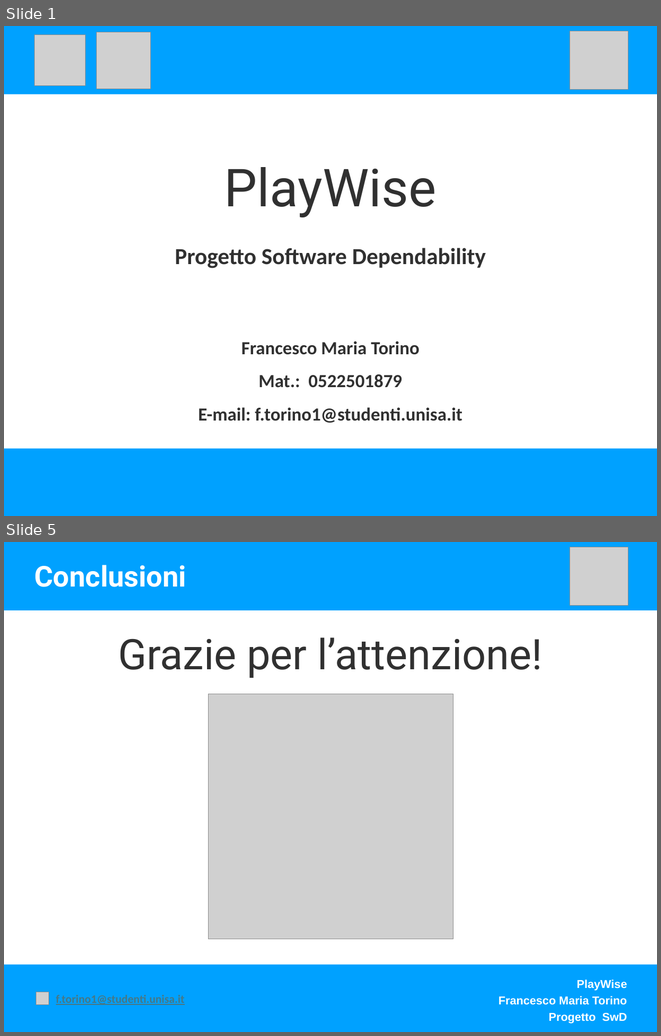
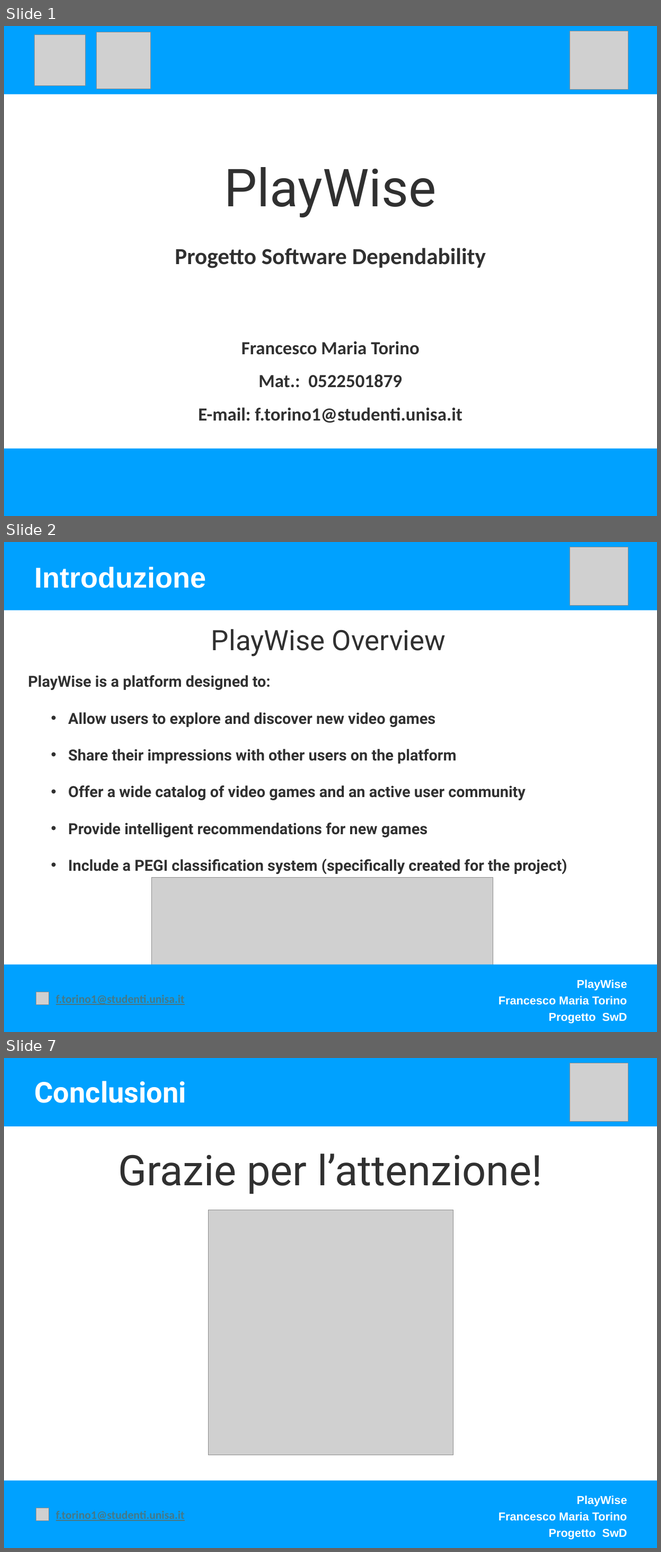
Before and after one commit to FrancescoTorino1999/PlayWiseDependability, a slide deck: Presentazione/Presentazione Playwise SwD.pptx. Shown one above the other, each under a label of ours: slides 1 and 5 before the commit, slides 1, 2 and 7 after it; the slides between them are not shown. The pictures are 661x1036 and 661x1552 pixels, drawn with LibreOffice and Linux fonts; fonts in the diff are those of the drawing; grey boxes stand for pictures. Boxes give left, top, right and bottom in pixels: in the first picture for what was removed or moved away, otherwise in the second. Text is boxed around its words. In the diff, an @@ line names an element or a change of style, - is before the commit and + after.

```diff
--- a/Presentazione/Presentazione Playwise SwD.pptx
+++ b/Presentazione/Presentazione Playwise SwD.pptx
@@ slide 2 added at (x1=4, y1=542, x2=657, y2=1032), background #FFFFFF @@
@@ rectangle added at (x1=4, y1=542, x2=657, y2=610), fill #00A1FF @@
@@ picture added at (x1=570, y1=547, x2=628, y2=605) @@
@@ text added at (x1=35, y1=566, x2=207, y2=588), 45 pt, text #FFFFFF, bold @@
+Introduzione
@@ text added at (x1=211, y1=629, x2=445, y2=656), 44 pt, text #303030 @@
+PlayWise Overview
@@ text added at (x1=28, y1=675, x2=567, y2=874), 24 pt, text #303030, bold @@
+PlayWise is a platform designed to:
+  • Allow users to explore and discover new video games
+  • Share their impressions with other users on the platform
+  • Offer a wide catalog of video games and an active user community
+  • Provide intelligent recommendations for new games
+  • Include a PEGI classification system (specifically created for the project)
@@ picture added at (x1=152, y1=877, x2=493, y2=967) @@
@@ rectangle added at (x1=4, y1=964, x2=657, y2=1032), fill #00A1FF @@
@@ text added at (x1=498, y1=979, x2=627, y2=1023), 18 pt, text #FFFFFF, bold @@
+PlayWise
+Francesco Maria Torino
+Progetto SwD
@@ picture added at (x1=36, y1=991, x2=49, y2=1004) @@
@@ text added at (x1=56, y1=995, x2=185, y2=1005), 18 pt, text #467886, bold, underline @@
+f.torino1@studenti.unisa.it
@@ what was slide 5 is now slide 7 @@
```
Also in this commit, not shown: 3 slides changed, 1 other slide added, 4 other files.
